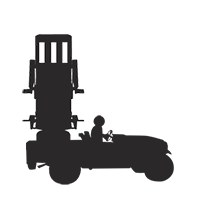
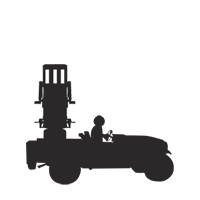
Before/after of a w=200, h=200 layered artwork. What changed in the layer stack:
painted on "Background" over [22, 34, 85, 150]
